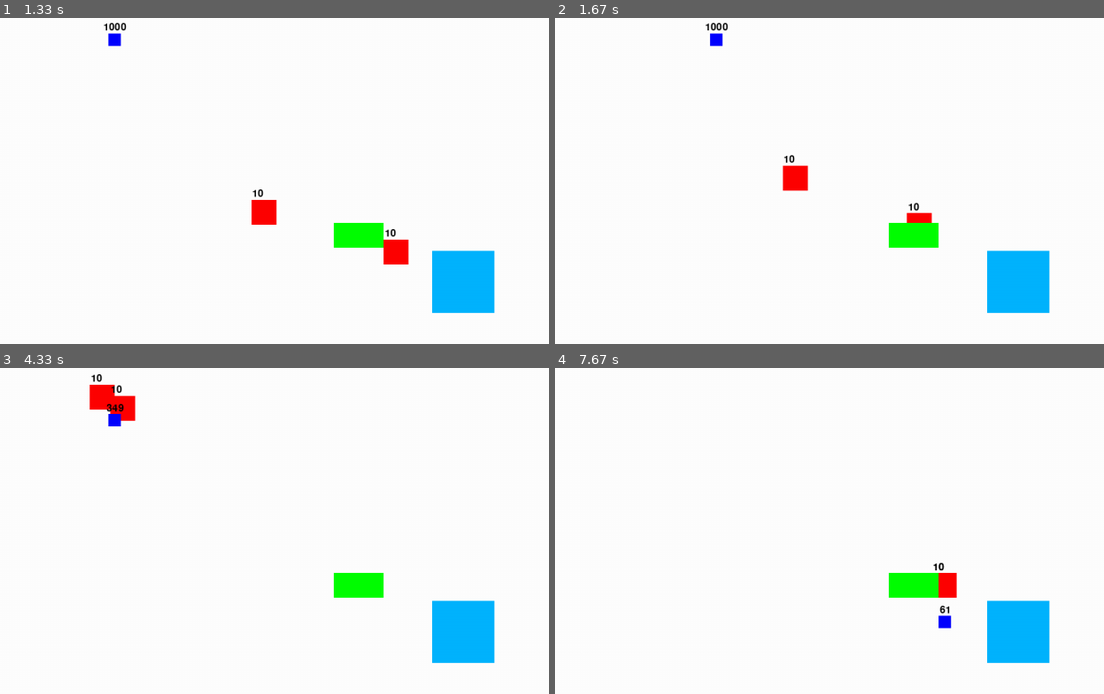
Above: before the commit, frames 1-4 (two rows, left to right).
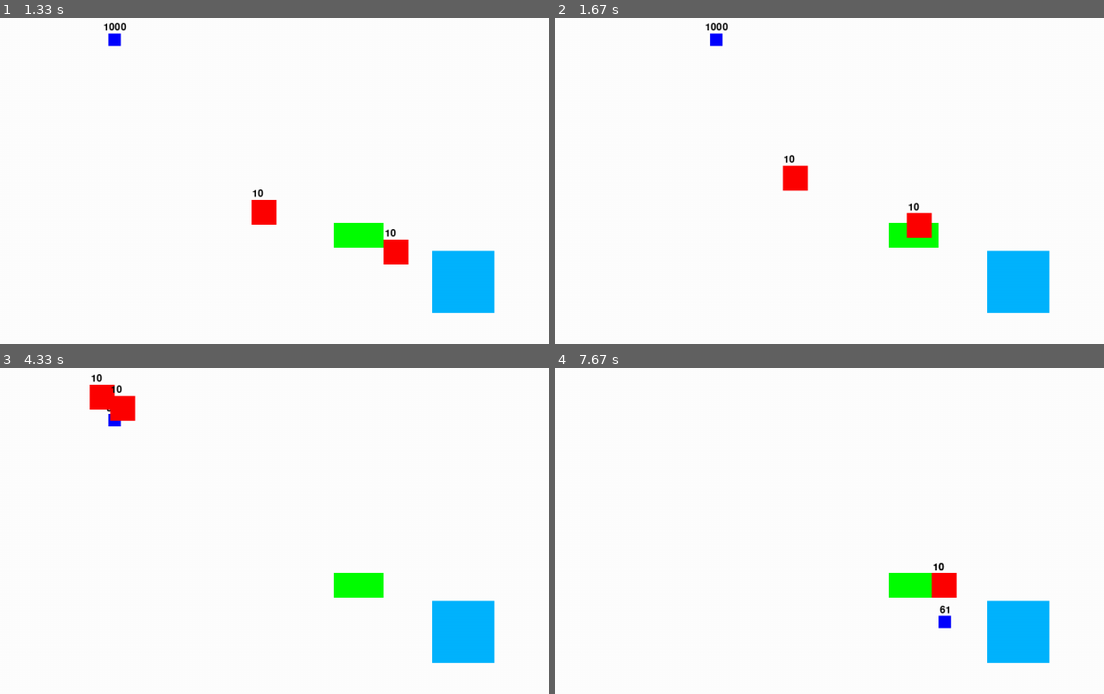
Above: after the commit, the same moments.

Repository: raphaeldupoux2/Jeux_video_pygame
Game: pygame game, started from main.py
Two runs of this game, one before a commit and one after it. Both use one fixed random seed, a clock stepped at 60 frames per second and the inputs below.
Inputs:
- Up to frame 1 (1.33 s): hold Right 0.33-0.8 s; hold Up 0.83-1.13 s; hold Right from 1.17 s (still down)
- Up to frame 2 (1.67 s): release Right at 1.63 s
- Up to frame 3 (4.33 s): hold Left 1.67-2.2 s; hold Down 2.23-2.53 s; hold Left 2.57-2.97 s; hold Up 3-3.37 s; hold Right 3.4-4.03 s; hold Down from 4.07 s (still down)
- Up to frame 4 (7.67 s): release Down at 4.43 s; hold Down 4.47-4.93 s; hold Right 4.97-5.43 s; hold Right 5.47-5.77 s; hold Right 5.8-6.27 s; hold Right 6.3-6.83 s; hold Down 6.87-7.17 s; hold Down 7.2-7.6 s; hold Down from 7.63 s (still down)

Frame 1 is identical in both runs. In frame 2, 0.2% of the frame differs, in the area x 64-69%, y 62-68%; in frame 3, 0.1%; in frame 4, 0.1%.

Commit message:
methode abstraite affiche + utilise sizeX et sizeY au lieu de sauvegarder l'info dans game_instance

Diff:
--- a/acteur.py
+++ b/acteur.py
@@ -14,12 +14,12 @@
     def limit(self):
         if self.x < 0:
             self.x = 0
-        if self.x + self.game_instance.size_playerX > self.game_instance.width:
-            self.x = self.game_instance.width - self.game_instance.size_playerX
+        if self.x + self.game_instance.player[0].sizeX > self.game_instance.width:
+            self.x = self.game_instance.width - self.game_instance.player[0].sizeX
         if self.y < 0:
             self.y = 0
-        if self.y + self.game_instance.size_playerY > self.game_instance.hidth:
-            self.y = self.game_instance.hidth - self.game_instance.size_playerY
+        if self.y + self.game_instance.player[0].sizeY > self.game_instance.hidth:
+            self.y = self.game_instance.hidth - self.game_instance.player[0].sizeY
 
     def prend_degat(self, degat: float):
         self.pv -= degat
@@ -27,3 +27,7 @@
     @abstractmethod
     def comportement(self):
         pass
+
+    @abstractmethod
+    def affiche(self):
+        pass
--- a/buisson.py
+++ b/buisson.py
@@ -1,19 +1,25 @@
 from random import randint
+
+import pygame
+
 from acteur import Acteur
 
 
 class Buisson(Acteur):
     def __init__(self, game_instance):
         super().__init__(game_instance, randint(300, 1000), randint(200, 450), 0)
-        self.sizeX = game_instance.size_buissonX
-        self.sizeY = game_instance.size_buissonY
+        self.sizeX = 80
+        self.sizeY = 40
 
     def hide(self, acteur_affecte: list):
         for acteur in acteur_affecte:
-            if acteur.x < self.x + self.game_instance.size_buissonX and acteur.x > self.x - self.game_instance.size_playerX and acteur.y < self.y + self.game_instance.size_buissonY and acteur.y > self.y - self.game_instance.size_playerY:
+            if acteur.x < self.x + self.sizeX and acteur.x > self.x - self.game_instance.player[0].sizeX and acteur.y < self.y + self.sizeY and acteur.y > self.y - self.game_instance.player[0].sizeY:
                 acteur.hidden = True
             else:
                 acteur.hidden = False
 
     def comportement(self):
         self.hide(self.game_instance.etre_vivant)
+
+    def affiche(self):
+        pygame.draw.rect(self.game_instance.win, (0, 255, 0), (self.x, self.y, self.sizeX, self.sizeY))
--- a/game_instance.py
+++ b/game_instance.py
@@ -13,17 +13,9 @@
         pygame.display.set_caption(self.titre)
         self.run = True
         self.player = []
-        self.size_playerX = 20
-        self.size_playerY = 20
         self.mechant = []
-        self.size_mechantX = 40
-        self.size_mechantY = 40
         self.buisson = []
-        self.size_buissonX = 80
-        self.size_buissonY = 40
         self.source = []
-        self.size_sourceX = 100
-        self.size_sourceY = 100
         self.etre_vivant = self.mechant + self.player
         self.acteurs = []
 
@@ -36,19 +28,13 @@
 
     def draw_game(self):
         self.win.fill(self.color)
-        for source in self.source:
-            pygame.draw.rect(self.win, (0, 180, 255), (source.x, source.y, self.size_sourceX, self.size_sourceY))
-        for mechant in self.mechant:
-            pygame.draw.rect(self.win, (255, 0, 0), (mechant.x, mechant.y, self.size_mechantX, self.size_mechantY))
-            self.affiche_pv(mechant)
-        for buisson in self.buisson:
-            pygame.draw.rect(self.win, (0, 255, 0), (buisson.x, buisson.y, self.size_buissonX, self.size_buissonY))
-        for player in self.player:
-            pygame.draw.rect(self.win, (0, 0, 255), (player.x, player.y, self.size_playerX, self.size_playerY))
-            self.affiche_pv(player)
+        for acteur in self.acteurs:
+            acteur.affiche()
+
         pygame.display.update()
 
     def update(self):
         for acteur in self.acteurs:
             acteur.comportement()
+
         self.draw_game()
--- a/main.py
+++ b/main.py
@@ -27,8 +27,15 @@
 
     game = Game_instance("Squarey")
 
+    # Le décors est créé en premier pour qu'il soit à l'arrière plan.
+    buisson1 = Buisson(game)
+    game.buisson.append(buisson1)
+    source1 = Source(game)
+    game.source.append(source1)
+
     player1 = Player(game)
     game.player.append(player1)
+
 
     mechant1 = Mechant(game, player1)
     mechant2 = Mechant(game, player1)
@@ -37,10 +44,7 @@
 
     game.etre_vivant = game.mechant + game.player
 
-    buisson1 = Buisson(game)
-    game.buisson.append(buisson1)
-    source1 = Source(game)
-    game.source.append(source1)
+
 
     print("start")
     while game.run:
--- a/mechant.py
+++ b/mechant.py
@@ -1,5 +1,8 @@
 import math
 from random import randint, uniform
+
+import pygame
+
 from acteur import Acteur
 
 
@@ -12,12 +15,16 @@
         self.direction = uniform(0, 2 * math.pi)
         self.hidden = False
         self.pv = 10
-        self.sizeX = game_instance.size_mechantX
-        self.sizeY = game_instance.size_mechantY
+        self.sizeX = 40
+        self.sizeY = 40
 
     def comportement(self):
         self.move()
         self.fight()
+
+    def affiche(self):
+        pygame.draw.rect(self.game_instance.win,  (255, 0, 0), (self.x, self.y, self.sizeX, self.sizeY))
+        self.game_instance.affiche_pv(self)
 
     def angle_vers(self, cible: Acteur):
         return math.atan2(cible.y - self.y, cible.x - self.x)
@@ -32,7 +39,7 @@
         self.cible_atteinte = False
         self.limit()
         if self.cible.hidden is False:
-            if self.x < self.cible.x - self.game_instance.size_mechantX or self.x > self.cible.x + self.game_instance.size_playerX or self.y < self.cible.y - self.game_instance.size_mechantY or self.y > self.cible.y + self.game_instance.size_playerY:
+            if self.x < self.cible.x - self.sizeX or self.x > self.cible.x + self.game_instance.player[0].sizeX or self.y < self.cible.y - self.sizeY or self.y > self.cible.y + self.game_instance.player[0].sizeY:
                 self.vel = 0.4
                 self.direction = self.angle_vers(self.cible)
                 self.x += math.cos(self.direction) * self.vel
@@ -41,7 +48,7 @@
                 self.cible_atteinte = True
 
         else:
-            if self.x >= self.cible.x - self.game_instance.size_mechantX and self.x <= self.cible.x + self.game_instance.size_playerX and self.y >= self.cible.y - self.game_instance.size_mechantY and self.y <= self.cible.y + self.game_instance.size_playerY:
+            if self.x >= self.cible.x - self.sizeX and self.x <= self.cible.x + self.game_instance.player[0].sizeX and self.y >= self.cible.y - self.sizeY and self.y <= self.cible.y + self.game_instance.player[0].sizeY:
                 self.cible_atteinte = True
             self.random_move()
 
--- a/player.py
+++ b/player.py
@@ -7,8 +7,8 @@
     def __init__(self, game_instance):
         super().__init__(game_instance, 100, 100, 0.5)
         self.hidden = False
-        self.sizeX = game_instance.size_playerX
-        self.sizeY = game_instance.size_playerY
+        self.sizeX = 20
+        self.sizeY = 20
         self.dead = False
 
     def move(self):
@@ -37,3 +37,8 @@
         self.move()
         if self.dead:
             self.prend_degat(0.01)
+
+    def affiche(self):
+        pygame.draw.rect(self.game_instance.win, (0, 0, 255),
+                         (self.x, self.y, self.game_instance.player[0].sizeX, self.game_instance.player[0].sizeY))
+        self.game_instance.affiche_pv(self)
--- a/source.py
+++ b/source.py
@@ -1,18 +1,24 @@
 from random import randint
+
+import pygame
+
 from acteur import Acteur
 
 
 class Source(Acteur):
     def __init__(self, game_instance):
         super().__init__(game_instance, randint(300, 1000), randint(200, 450), 0)
-        self.sizeX = game_instance.size_sourceX
-        self.sizeY = game_instance.size_sourceY
+        self.sizeX = 100
+        self.sizeY = 100
 
     def heal(self, acteur_affecte: list):
         for acteur in acteur_affecte:
-            if acteur.x < self.x + self.game_instance.size_sourceX and acteur.x > self.x - self.game_instance.size_playerX and acteur.y < self.y + self.game_instance.size_sourceY and acteur.y > self.y - self.game_instance.size_playerY:
+            if acteur.x < self.x + self.sizeX and acteur.x > self.x - self.game_instance.player[0].sizeX and acteur.y < self.y + self.sizeY and acteur.y > self.y - self.game_instance.player[0].sizeY:
                 acteur.pv += 1
                 # print(acteur.pv)
 
     def comportement(self):
         self.heal(self.game_instance.player)
+
+    def affiche(self):
+        pygame.draw.rect(self.game_instance.win, (0, 180, 255), (self.x, self.y, self.sizeX, self.sizeY))
